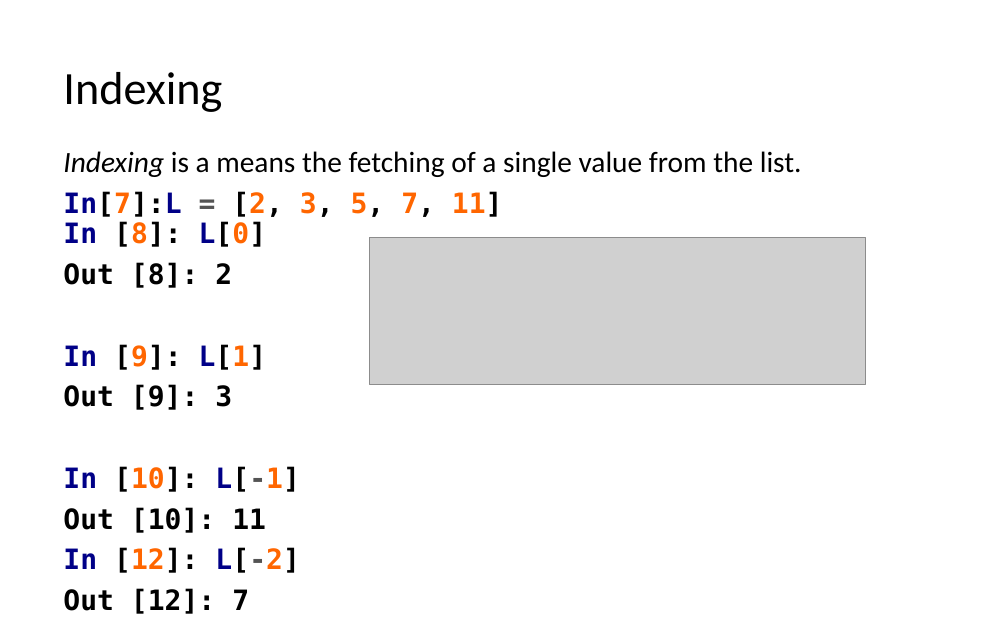
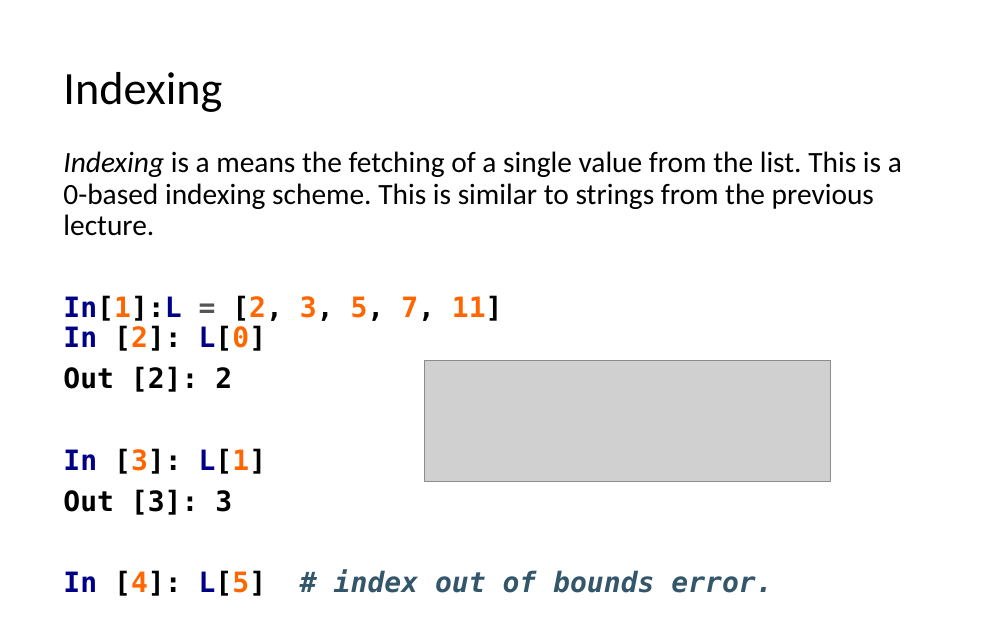
Before and after one commit to LongBaoNguyen/longbaonguyen.github.io, a slide deck: slide 5 of courses/apcsp/lect7.pptx (slide 7 before the commit). Drawn at 1008x630 pixels with LibreOffice and Linux fonts; fonts in the diff are those of the drawing; grey boxes stand for pictures. Boxes give left, top, right and bottom in pixels: in the first picture for what was removed or moved away, otherwise in the second. Text is boxed around its words. In the diff, an @@ line names an element or a change of style, - is before the commit and + after.

```diff
--- a/courses/apcsp/lect7.pptx
+++ b/courses/apcsp/lect7.pptx
@@ text at (63,151,902,596): text changed; size 20 to 21 pt; font DejaVu Sans Mono to Calibri; bold off @@
-Indexing is a means the fetching of a single value from the list.
-In[7]:L = [2, 3, 5, 7, 11]
-In [8]: L[0]
-Out [8]: 2
-In [9]: L[1]
-Out [9]: 3
-In [10]: L[-1]
-Out [10]: 11
-In [12]: L[-2]
-Out [12]: 7
+Indexing is a means the fetching of a single value from the list. This is a 0-based indexing scheme. This is similar to strings from the previous lecture.
+In[1]:L = [2, 3, 5, 7, 11]
+In [2]: L[0]
+Out [2]: 2
+In [3]: L[1]
+Out [3]: 3
+In [4]: L[5] # index out of bounds error.
@@ picture: place and size @@
-picture at (370,238,866,385)
+picture at (424,361,831,482)
```
Also in this commit, not shown: 14 other slides changed, 8 slides added, 1 slide removed, 5 other files.
